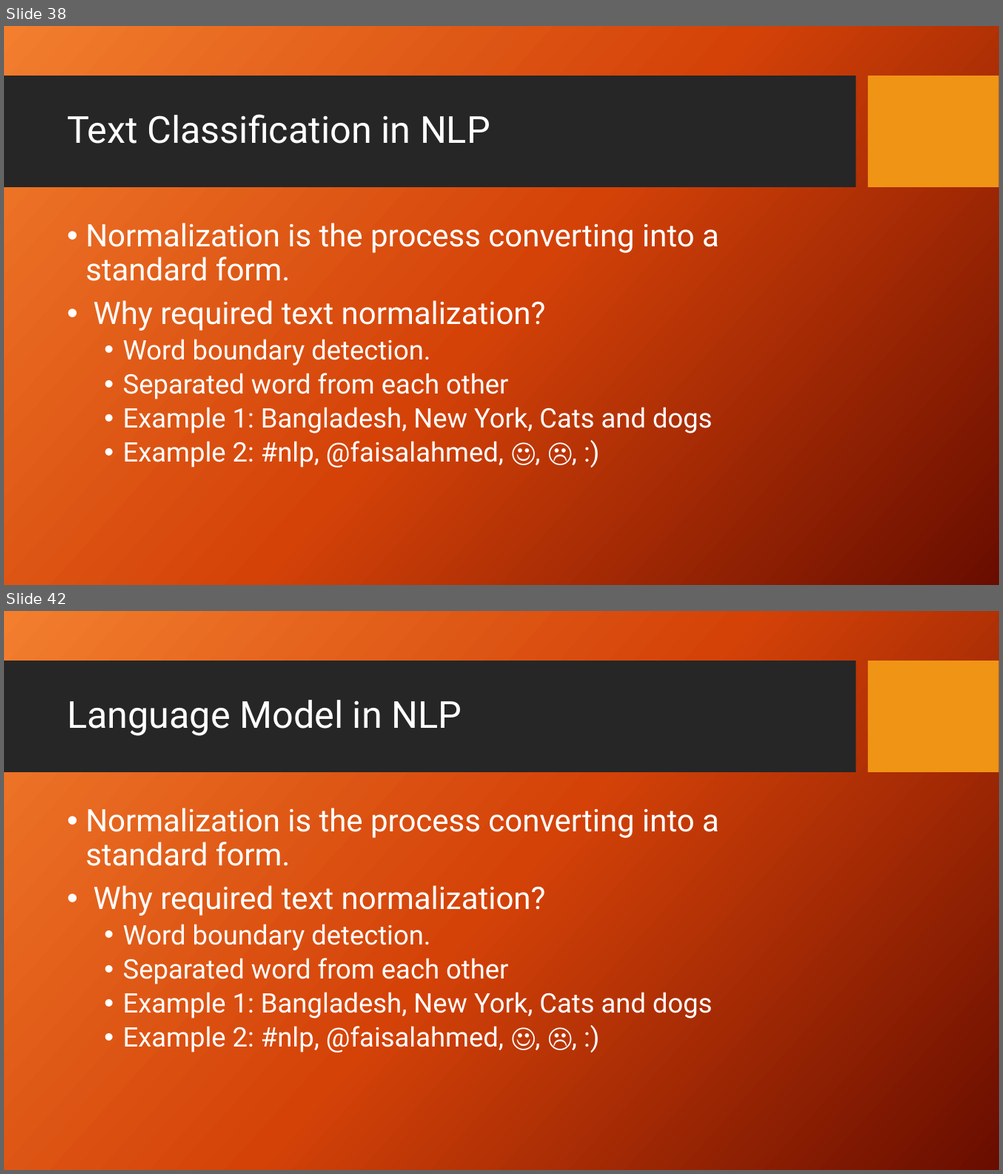
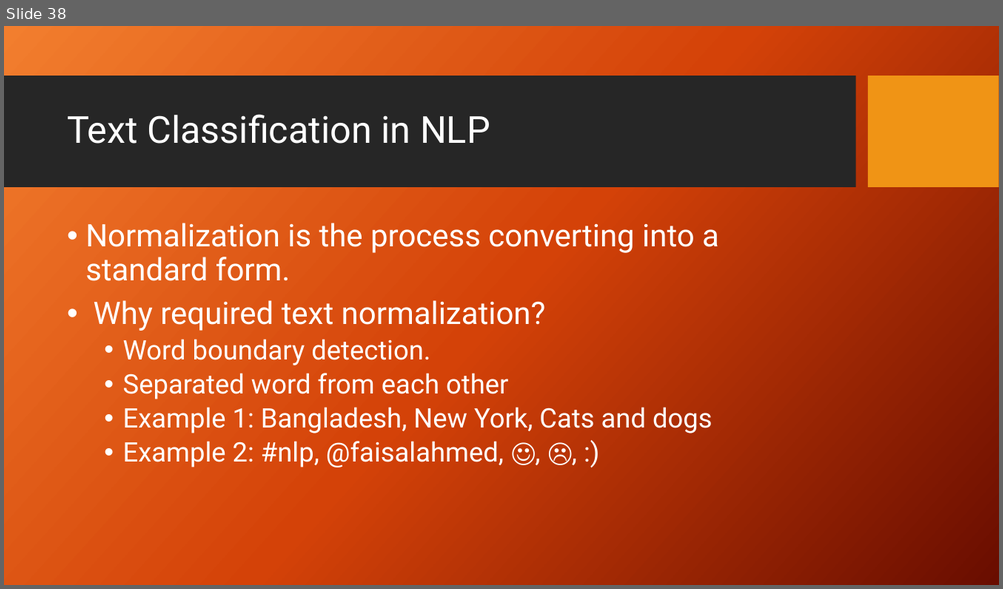
Before and after one commit to FaisalAhmedBijoy/Natural-Language-Processing-with-Python, a slide deck: docs/NLP_bangla_tutorial.pptx. Shown one above the other, each under a label of ours: slides 38 and 42 before the commit, slide 38 after it; the slides between them are not shown. The pictures are 1003x1174 and 1003x589 pixels, drawn with LibreOffice and Linux fonts; fonts in the diff are those of the drawing; background and template pictures are left out. Boxes give left, top, right and bottom in pixels: in the first picture for what was removed or moved away, otherwise in the second. Text is boxed around its words. In the diff, an @@ line names an element or a change of style, - is before the commit and + after.

```diff
--- a/docs/NLP_bangla_tutorial.pptx
+++ b/docs/NLP_bangla_tutorial.pptx
@@ slide 42 removed at (4,611,999,1170), background picture (left out); not listed: 2 template elements that a slide beside it also shows @@
@@ title removed at (67,700,461,736) @@
-Language Model in NLP
@@ text removed at (85,808,719,1053) @@
-• Normalization is the process converting into a standard form.
-• Why required text normalization?
-  • Word boundary detection.
-  • Separated word from each other
-  • Example 1: Bangladesh, New York, Cats and dogs
-  • Example 2: #nlp, @faisalahmed, ☺, ☹, :)
```
Also in this commit, not shown: 3 slides changed, 2 slides added.
